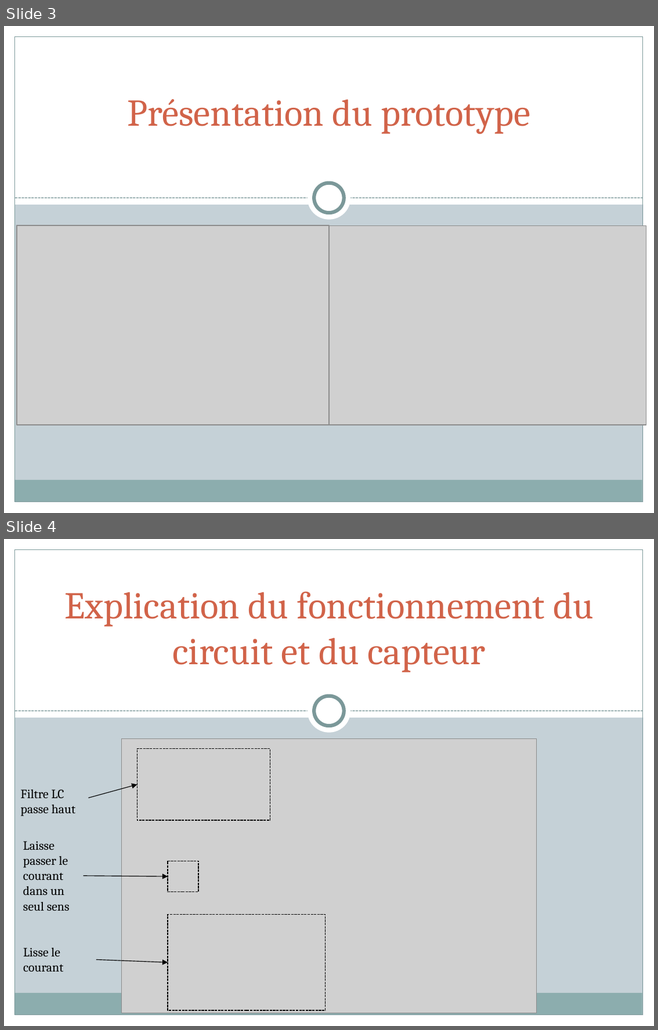
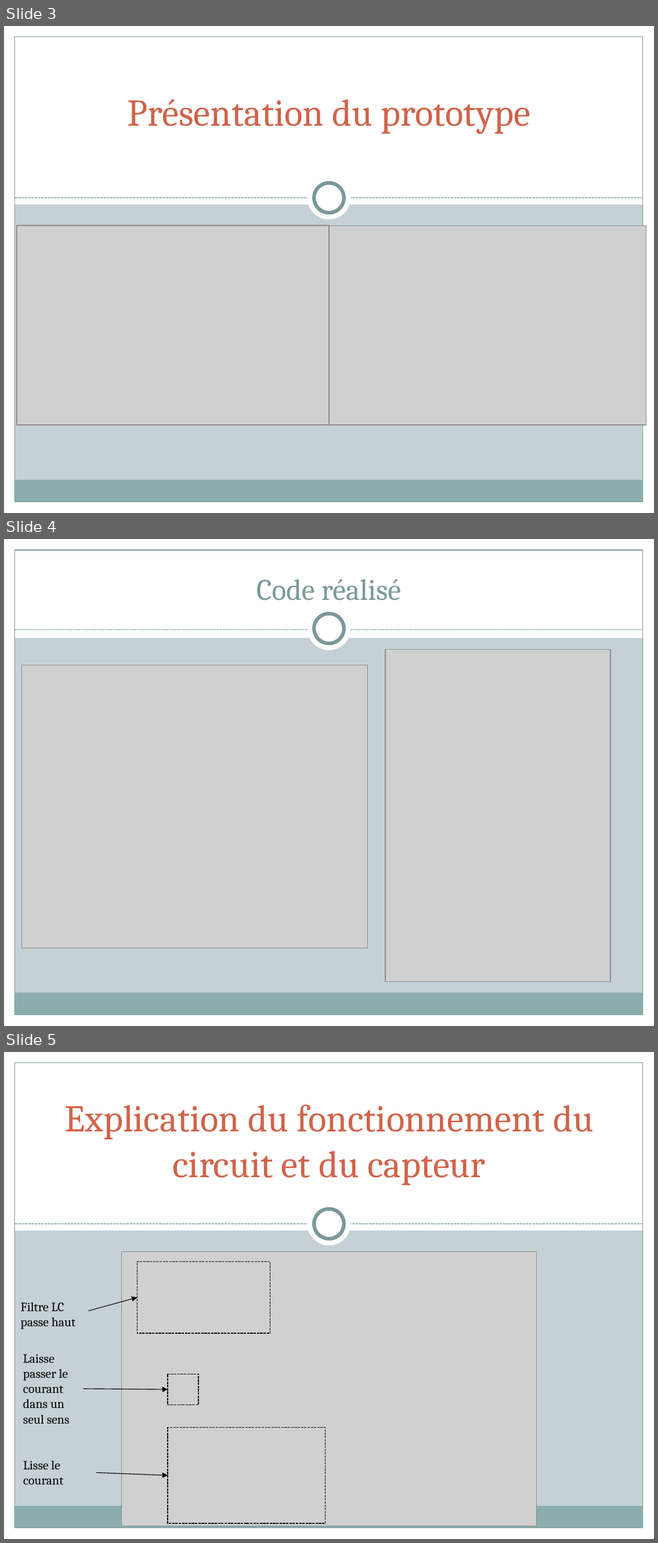
Before and after one commit to Dassoncity/SmartPatate, a slide deck: Projet Smart Patate.pptx. Shown one above the other, each under a label of ours: slides 3 and 4 before the commit, slides 3, 4 and 5 after it. The pictures are 658x1030 and 658x1543 pixels, drawn with LibreOffice and Linux fonts; fonts in the diff are those of the drawing; grey boxes stand for pictures. Boxes give left, top, right and bottom in pixels: in the first picture for what was removed or moved away, otherwise in the second. Text is boxed around its words. In the diff, an @@ line names an element or a change of style, - is before the commit and + after.

Commit message:
PPT

```diff
--- a/Projet Smart Patate.pptx
+++ b/Projet Smart Patate.pptx
@@ slide 4 added at [4, 539, 654, 1026], background #C5D1D7; not listed: 5 template elements that a slide beside it also shows @@
@@ rectangle added at [4, 539, 654, 638], fill #FFFFFF @@
@@ title added at [256, 579, 401, 600], 33 pt, text #7C999A @@
+Code réalisé
@@ ellipse added at [307, 607, 351, 651], fill #FFFFFF @@
@@ ellipse added at [314, 614, 344, 643], fill #FFFFFF, outline #7C999A 4 pt @@
@@ line added from (15, 630) to (643, 630), #7C999A 0.75 pt dashed @@
@@ picture added at [385, 649, 610, 982] @@
@@ picture added at [22, 665, 368, 948] @@
@@ what was slide 4 is now slide 5 @@
```
